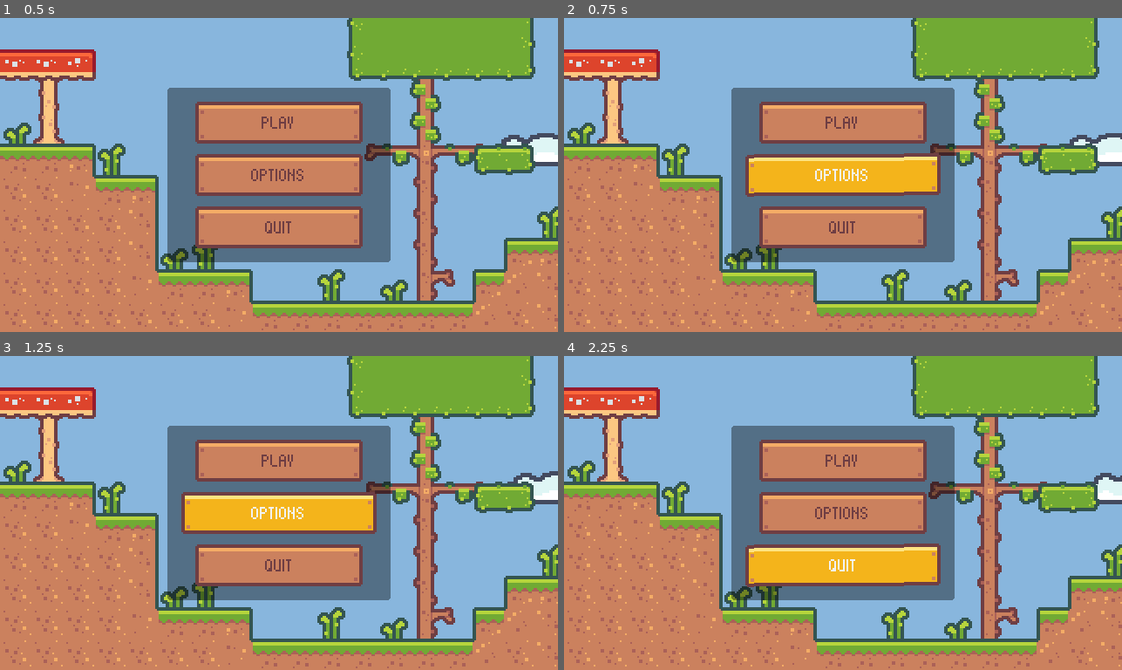
Above: before the commit, frames 1-4 (two rows, left to right).
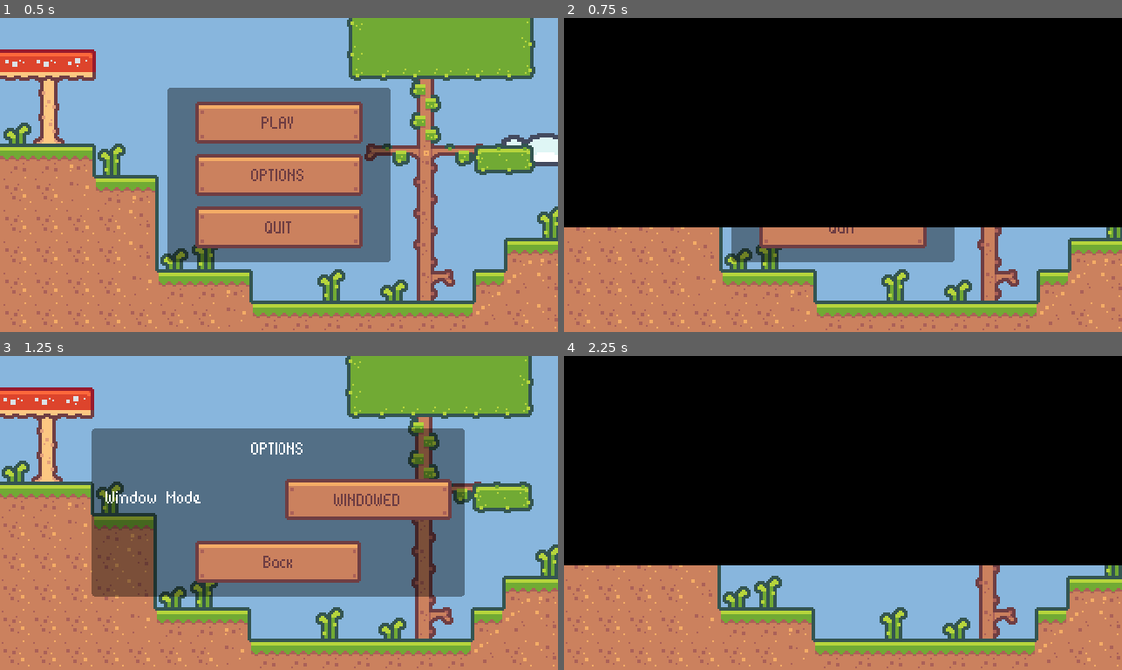
Above: after the commit, the same moments.

Repository: rprav-n/2D-Platformer
Game: Godot game, scene res://scenes/ui/main_menu/main_menu.tscn
The game is run twice, just before and just after one commit, with the same random seed, the same clock (stepped at 60 frames per second) and the same inputs.
Inputs (mouse positions are in pixels of both pictures, inside the frame that each line leads up to):
- Up to frame 1 (0.5 s): no input
- Up to frame 2 (0.75 s): click "OPTIONS" at 0.5 s
- Up to frame 3 (1.25 s): no input
- Up to frame 4 (2.25 s): click (932, 500) at 1.25 s, where only the run after the commit has a clickable "WINDOWED"; click (843, 563) at 2 s, where only the run after the commit has a clickable "Back"

Frame 1 is identical in both runs. In frame 2, 67% of the frame differs, in the area x 0-100%, y 0-67%; in frame 3, 31%; in frame 4, 74%, in the area x 0-100%, y 0-100%.

Commit message:
Added Option Menu

Diff:
--- a/scenes/ui/main_menu/main_menu.gd
+++ b/scenes/ui/main_menu/main_menu.gd
@@ -12,12 +12,17 @@
 	RenderingServer.set_default_clear_color(background_color)
 	play_button.pressed.connect(_on_play_button_pressed)
 	quit_button.pressed.connect(_on_quit_button_pressed)
+	option_button.pressed.connect(_on_option_button_pressed)
 
 
 func _on_play_button_pressed():
 	LevelManager.change_level(0)
 
 
+func _on_option_button_pressed():
+	ScreenTransitionManager.transition_to_scene("res://scenes/ui/option_menu_standalone/option_menu_standalone.tscn")
+
+
 func _on_quit_button_pressed():
 	await get_tree().create_timer(0.3).timeout
 	get_tree().quit()
--- /dev/null
+++ b/scenes/ui/option_menu/option_menu.gd
@@ -0,0 +1,32 @@
+class_name  OptionMenu
+
+extends CanvasLayer
+
+signal back_pressed
+
+@onready var window_mode_button: Button = %WindowModeButton
+
+var full_screen: bool = false
+
+
+func _ready():
+	full_screen = false if DisplayServer.window_get_mode() == DisplayServer.WINDOW_MODE_WINDOWED else true
+	update_diplay()
+
+
+func update_diplay():
+	window_mode_button.text = "WINDOWED" if !full_screen else "FULLSCREEN"
+
+
+func _on_window_mode_button_pressed():
+	full_screen = !full_screen
+	if full_screen:
+		DisplayServer.window_set_mode(DisplayServer.WINDOW_MODE_FULLSCREEN)
+	else:
+		DisplayServer.window_set_mode(DisplayServer.WINDOW_MODE_WINDOWED)
+	update_diplay()
+
+
+func _on_back_button_pressed():
+	queue_free()
+	back_pressed.emit()
--- /dev/null
+++ b/scenes/ui/option_menu/option_menu.tscn
@@ -0,0 +1,104 @@
+[gd_scene load_steps=7 format=3 uid="uid://cqv0ssm2tft3t"]
+
+[ext_resource type="Theme" uid="uid://c2d2vxclxkr4l" path="res://resources/theme.tres" id="1_rdoie"]
+[ext_resource type="Script" path="res://scenes/ui/option_menu/option_menu.gd" id="1_vlgnr"]
+[ext_resource type="PackedScene" uid="uid://csnql7nxh0ab5" path="res://scenes/ui/buttons/animated_button.tscn" id="2_nvcer"]
+
+[sub_resource type="Animation" id="Animation_pp1p4"]
+resource_name = "default"
+length = 0.4
+tracks/0/type = "value"
+tracks/0/imported = false
+tracks/0/enabled = true
+tracks/0/path = NodePath("MarginContainer:scale")
+tracks/0/interp = 2
+tracks/0/loop_wrap = true
+tracks/0/keys = {
+"times": PackedFloat32Array(0, 0.2, 0.3, 0.4),
+"transitions": PackedFloat32Array(1, 1, 1, 1),
+"update": 0,
+"values": [Vector2(0, 0), Vector2(1.1, 1.1), Vector2(0.9, 0.9), Vector2(1, 1)]
+}
+
+[sub_resource type="Animation" id="Animation_yaxbx"]
+length = 0.001
+tracks/0/type = "value"
+tracks/0/imported = false
+tracks/0/enabled = true
+tracks/0/path = NodePath("MarginContainer:scale")
+tracks/0/interp = 1
+tracks/0/loop_wrap = true
+tracks/0/keys = {
+"times": PackedFloat32Array(0),
+"transitions": PackedFloat32Array(1),
+"update": 0,
+"values": [Vector2(1, 1)]
+}
+
+[sub_resource type="AnimationLibrary" id="AnimationLibrary_yobqm"]
+_data = {
+"RESET": SubResource("Animation_yaxbx"),
+"default": SubResource("Animation_pp1p4")
+}
+
+[node name="OptionMenu" type="CanvasLayer"]
+script = ExtResource("1_vlgnr")
+
+[node name="AnimationPlayer" type="AnimationPlayer" parent="."]
+autoplay = "default"
+libraries = {
+"": SubResource("AnimationLibrary_yobqm")
+}
+
+[node name="MarginContainer" type="MarginContainer" parent="."]
+anchors_preset = 15
+anchor_right = 1.0
+anchor_bottom = 1.0
+grow_horizontal = 2
+grow_vertical = 2
+pivot_offset = Vector2(160, 90)
+theme = ExtResource("1_rdoie")
+
+[node name="PanelContainer" type="PanelContainer" parent="MarginContainer"]
+layout_mode = 2
+size_flags_horizontal = 4
+size_flags_vertical = 4
+
+[node name="MarginContainer" type="MarginContainer" parent="MarginContainer/PanelContainer"]
+layout_mode = 2
+theme_override_constants/margin_left = 8
+theme_override_constants/margin_top = 8
+theme_override_constants/margin_right = 8
+theme_override_constants/margin_bottom = 8
+
+[node name="VBoxContainer" type="VBoxContainer" parent="MarginContainer/PanelContainer/MarginContainer"]
+custom_minimum_size = Vector2(200, 0)
+layout_mode = 2
+theme_override_constants/separation = 12
+
+[node name="Label" type="Label" parent="MarginContainer/PanelContainer/MarginContainer/VBoxContainer"]
+layout_mode = 2
+text = "OPTIONS"
+horizontal_alignment = 1
+
+[node name="HBoxContainer" type="HBoxContainer" parent="MarginContainer/PanelContainer/MarginContainer/VBoxContainer"]
+layout_mode = 2
+
+[node name="Label" type="Label" parent="MarginContainer/PanelContainer/MarginContainer/VBoxContainer/HBoxContainer"]
+layout_mode = 2
+size_flags_vertical = 1
+text = "Window Mode"
+vertical_alignment = 1
+
+[node name="WindowModeButton" parent="MarginContainer/PanelContainer/MarginContainer/VBoxContainer/HBoxContainer" instance=ExtResource("2_nvcer")]
+unique_name_in_owner = true
+layout_mode = 2
+size_flags_horizontal = 10
+text = "WINDOWED"
+
+[node name="BackButton" parent="MarginContainer/PanelContainer/MarginContainer/VBoxContainer" instance=ExtResource("2_nvcer")]
+layout_mode = 2
+text = "Back"
+
+[connection signal="pressed" from="MarginContainer/PanelContainer/MarginContainer/VBoxContainer/HBoxContainer/WindowModeButton" to="." method="_on_window_mode_button_pressed"]
+[connection signal="pressed" from="MarginContainer/PanelContainer/MarginContainer/VBoxContainer/BackButton" to="." method="_on_back_button_pressed"]
--- /dev/null
+++ b/scenes/ui/option_menu_standalone/option_menu_standalone.gd
@@ -0,0 +1,12 @@
+class_name OptionMenuStandalone
+
+extends CanvasLayer
+
+@onready var option_menu: OptionMenu = $OptionMenu
+
+func _ready():
+	option_menu.connect("back_pressed", _on_back_pressed)
+
+
+func _on_back_pressed():
+	ScreenTransitionManager.transition_to_menu()
--- /dev/null
+++ b/scenes/ui/option_menu_standalone/option_menu_standalone.tscn
@@ -0,0 +1,13 @@
+[gd_scene load_steps=4 format=3 uid="uid://dkx1x1gappmgu"]
+
+[ext_resource type="Script" path="res://scenes/ui/option_menu_standalone/option_menu_standalone.gd" id="1_5eogr"]
+[ext_resource type="PackedScene" uid="uid://cpa0l3wqs8oc7" path="res://scenes/ui/menu_background/menu_background.tscn" id="1_dvs4i"]
+[ext_resource type="PackedScene" uid="uid://cqv0ssm2tft3t" path="res://scenes/ui/option_menu/option_menu.tscn" id="2_i7qit"]
+
+[node name="OptionMenuStandalone" type="CanvasLayer"]
+script = ExtResource("1_5eogr")
+
+[node name="MenuBackground" parent="." instance=ExtResource("1_dvs4i")]
+
+[node name="OptionMenu" parent="." instance=ExtResource("2_i7qit")]
+layer = 2
--- a/scenes/ui/pause_menu/pause_menu.gd
+++ b/scenes/ui/pause_menu/pause_menu.gd
@@ -2,6 +2,8 @@
 
 extends CanvasLayer
 
+var option_menu_scene: PackedScene = preload("res://scenes/ui/option_menu/option_menu.tscn")
+@onready var pause_menu_container: MarginContainer = $MarginContainer
 
 func _ready():
 	get_tree().paused = true
@@ -22,9 +24,15 @@
 
 
 func _on_options_button_pressed():
-	pass
+	pause_menu_container.visible = false
+	var option_menu: OptionMenu = option_menu_scene.instantiate() as OptionMenu
+	add_child(option_menu)
+	option_menu.back_pressed.connect(_on_back_pressed)
 
 
 func _on_quit_to_menu_button_pressed():
 	ScreenTransitionManager.transition_to_menu()
 	unpause()
+
+func _on_back_pressed():
+	pause_menu_container.visible = true
